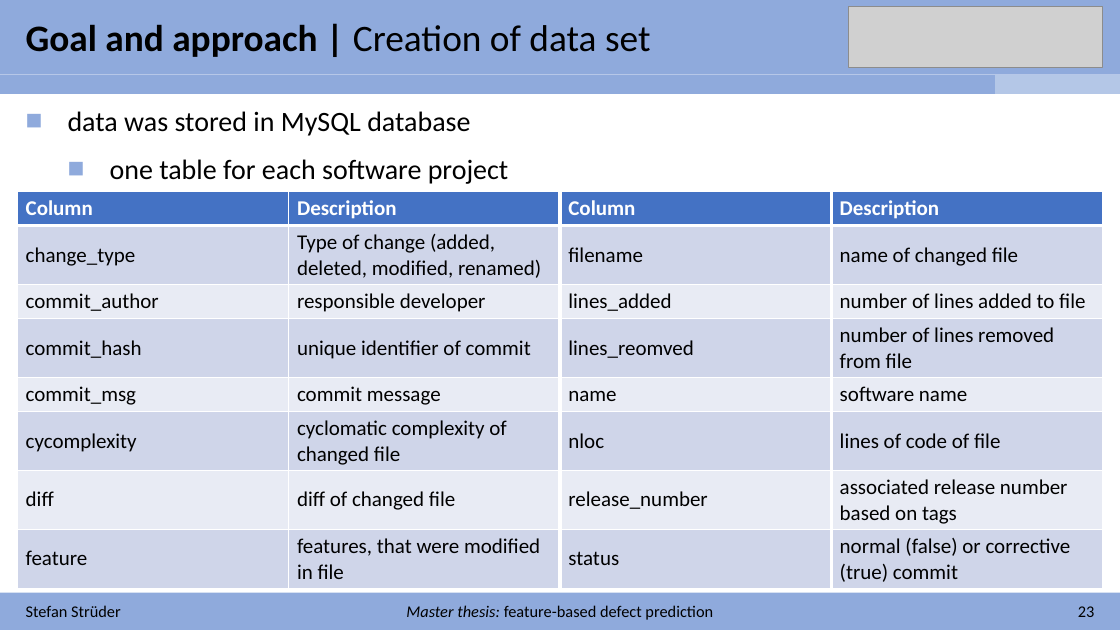
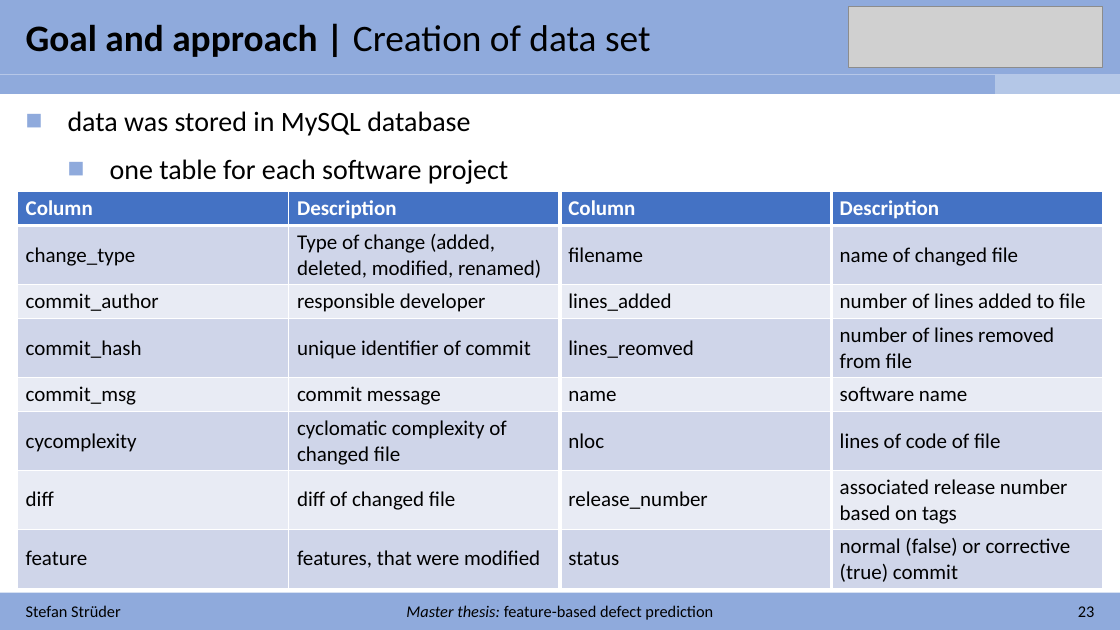
Before and after one commit to stefanstrueder/MA_Strueder, a slide deck: slide 29 of Einführungspräsentation/Introduction.pptx. Drawn at 1120x630 pixels with LibreOffice and Linux fonts; fonts in the diff are those of the drawing; grey boxes stand for pictures. Boxes give left, top, right and bottom in pixels: in the first picture for what was removed or moved away, otherwise in the second. Text is boxed around its words. In the diff, an @@ line names an element or a change of style, - is before the commit and + after.

```diff
--- a/Einführungspräsentation/Introduction.pptx
+++ b/Einführungspräsentation/Introduction.pptx
@@ table at <box>18,192,1103,588</box> @@
-row 8, column 2: features, that were modified in file
+row 8, column 2: features, that were modified
```
Also in this commit, not shown: 5 other slides changed, 1 slide added, 5 other files.
